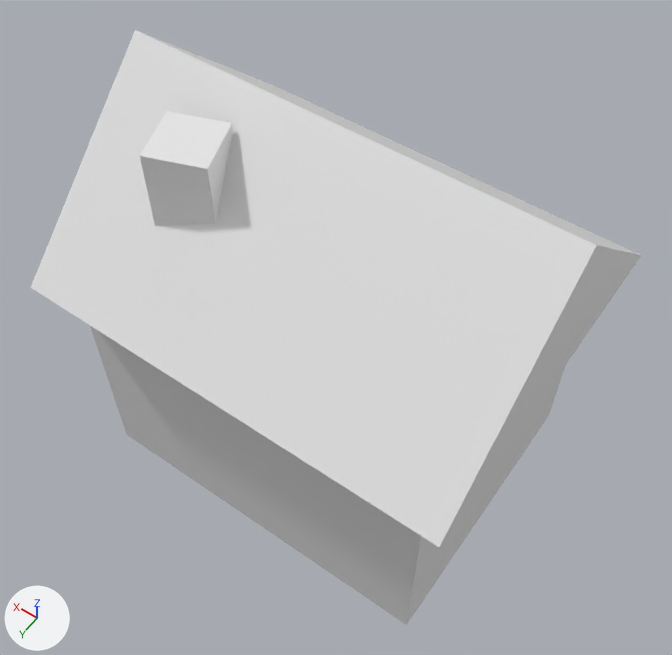
Before and after pictures for a commit that changed the glTF model docs/samples/models/house.gltf.
Camera for both pictures: a 50 mm lens placed at (-1.74, 2.47, 4.81), pointed at (-0.04, 0.09, 1.08). Lighting does not change. The marker at lower left points along +X, +Y and +Z. The picture after the commit comes second. Where no turn or scale is listed for an object, it has been applied to the vertices. Vertices at exactly the same position are counted once.

The scene before the commit, as lines of its bpy script (objects in view):
```python
me_body = bpy.data.meshes.new('Body')
me_body.from_pydata(...)  # a box spanning x -1.0..1.0, y -0.8..0.8, z 0.0..1.4
me_chimney = bpy.data.meshes.new('Chimney')
me_chimney.from_pydata(...)  # 8 vertices, 12 faces; spans x -0.192..0.192, y -0.192..0.192, z 0.0..0.7
me_roof = bpy.data.meshes.new('Roof')
me_roof.from_pydata([(-1.15, -0.95, 0.0), (1.15, -0.95, 0.0), (1.15, 0.0, 0.9), (-1.15, 0.0, 0.9), (1.15, 0.95, 0.0), (-1.15, 0.95, 0.0)], [], [(0, 1, 2), (0, 2, 3), (4, 5, 3), (4, 3, 2), (1, 4, 2), (5, 0, 3)])
ob_chimney = bpy.data.objects.new('Chimney', me_chimney)
ob_chimney.location = (0.55, 0.35, 1.5)
ob_house = bpy.data.objects.new('House', me_body)
ob_house.location = (0.0, 0.0, 0.0)
ob_roof = bpy.data.objects.new('Roof', me_roof)
ob_roof.location = (0.0, 0.0, 1.4)
```
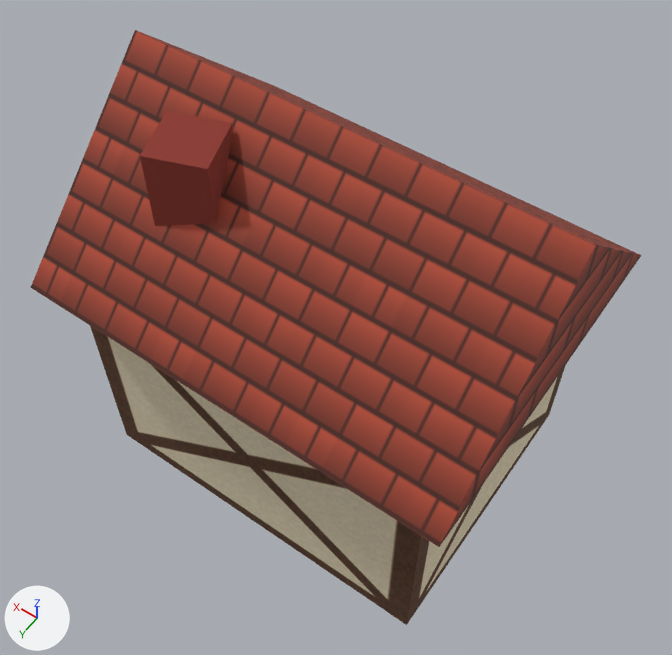
What differs and where, as boxes [x1, y1, x2, y2] in the pictures (672 x 655 px):
'Roof', recoloured, surface changed (white to red): [31, 30, 641, 547] in both
'House', recoloured (darker): [90, 326, 566, 625] in both
'Chimney', recoloured (white to red): [140, 111, 233, 226] in both
part 1 of me_roof, surface changed (white to red): [31, 30, 640, 547] in both

The change, as a diff of the scene's bpy script:
```diff
--- a/docs/samples/models/house.gltf.py
+++ b/docs/samples/models/house.gltf.py
@@ img_roof_tiles_png @@
+img_roof_tiles_png = load_image('roof_tiles.png', 'roof_tiles.png', 64, 64, 'sRGB')
@@ img_house_walls_png @@
+img_house_walls_png = load_image('house_walls.png', 'house_walls.png', 128, 128, 'sRGB')
@@ mat_brick @@
+mat_brick = principled_material('Brick')
+mat_brick.base_color = (0.263, 0.0397, 0.0272)  # red #8c382e
+mat_brick.roughness = 1.0
@@ mat_roof_tiles @@
+mat_roof_tiles = principled_material('Roof tiles')
+mat_roof_tiles.texture = img_roof_tiles_png
+mat_roof_tiles.roughness = 0.8
@@ mat_walls @@
+mat_walls = principled_material('Walls')
+mat_walls.texture = img_house_walls_png
+mat_walls.roughness = 0.9
@@ me_body @@
 me_body.from_pydata(...)  # 8 vertices, 12 faces; spans x -1.0..1.0, y -0.8..0.8, z 0.0..1.4
+me_body.materials.append(mat_walls)  # picture img_house_walls_png
@@ me_roof @@
 me_roof.from_pydata(...)  # 6 vertices, 6 faces; spans x -1.15..1.15, y -0.95..0.95, z 0.0..0.9
 # used by ob_roof; location = (0.0, 0.0, 1.4)
+# me_roof part 1: texture (UV) coordinates of 4 of 6 faces, centred in x -0.38..0.38, y -0.63..0.63, z 0.3..0.6, changed; they spanned u 0.0..1.0, v 0.0..1.0 and now span u 0.0..3.0, v -1.0..1.0
+me_roof.materials.append(mat_roof_tiles)  # picture img_roof_tiles_png
@@ me_chimney @@
 me_chimney.from_pydata(...)  # 8 vertices, 12 faces; spans x -0.192..0.192, y -0.192..0.192, z 0.0..0.7
+me_chimney.materials.append(mat_brick)  # red #8c382e
```
